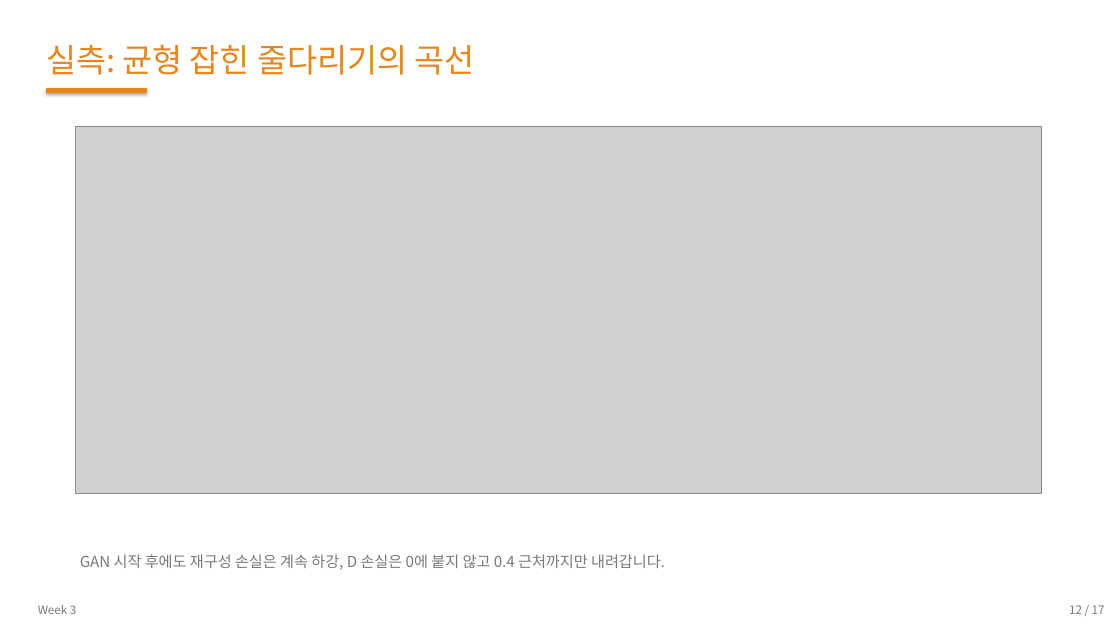
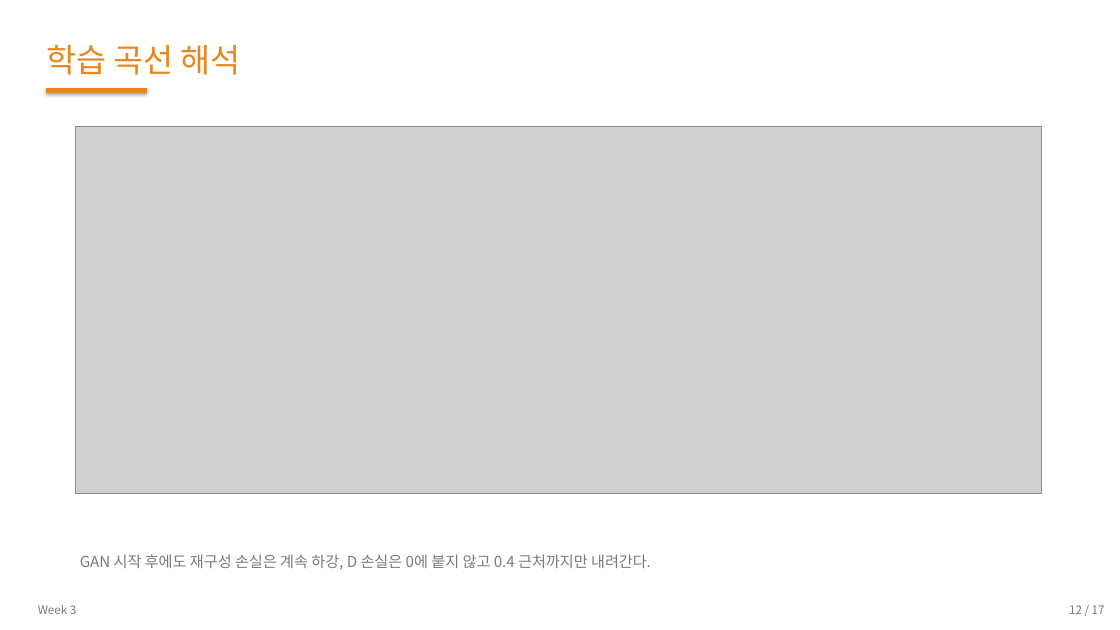
Before and after one commit to 01willy/Digital_rock_DL_Education, a slide deck: slide 12 of web/downloads/shared/w3/W3.pptx. Drawn at 1120x630 pixels with LibreOffice and Linux fonts; fonts in the diff are those of the drawing; grey boxes stand for pictures. Boxes give left, top, right and bottom in pixels: in the first picture for what was removed or moved away, otherwise in the second. Text is boxed around its words. In the diff, an @@ line names an element or a change of style, - is before the commit and + after.

```diff
--- a/web/downloads/shared/w3/W3.pptx
+++ b/web/downloads/shared/w3/W3.pptx
@@ text at <box>46,45,241,75</box>: text changed @@
-실측: 균형 잡힌 줄다리기의 곡선
+학습 곡선 해석
@@ text at <box>80,554,651,570</box>: text changed @@
-GAN 시작 후에도 재구성 손실은 계속 하강, D 손실은 0에 붙지 않고 0.4 근처까지만 내려갑니다.
+GAN 시작 후에도 재구성 손실은 계속 하강, D 손실은 0에 붙지 않고 0.4 근처까지만 내려간다.
```
Also in this commit, not shown: 15 other slides changed, 13 other files.
